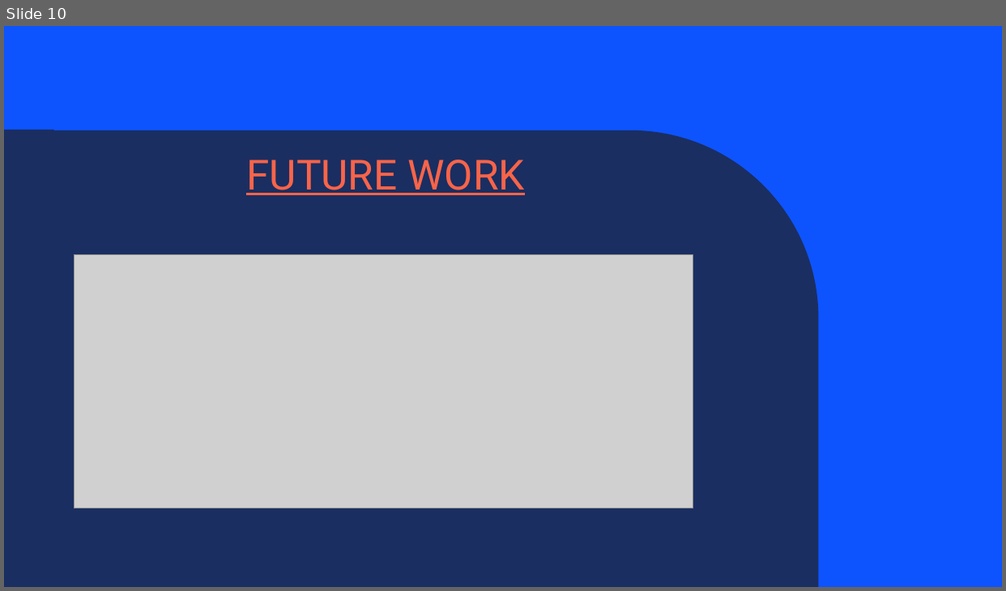
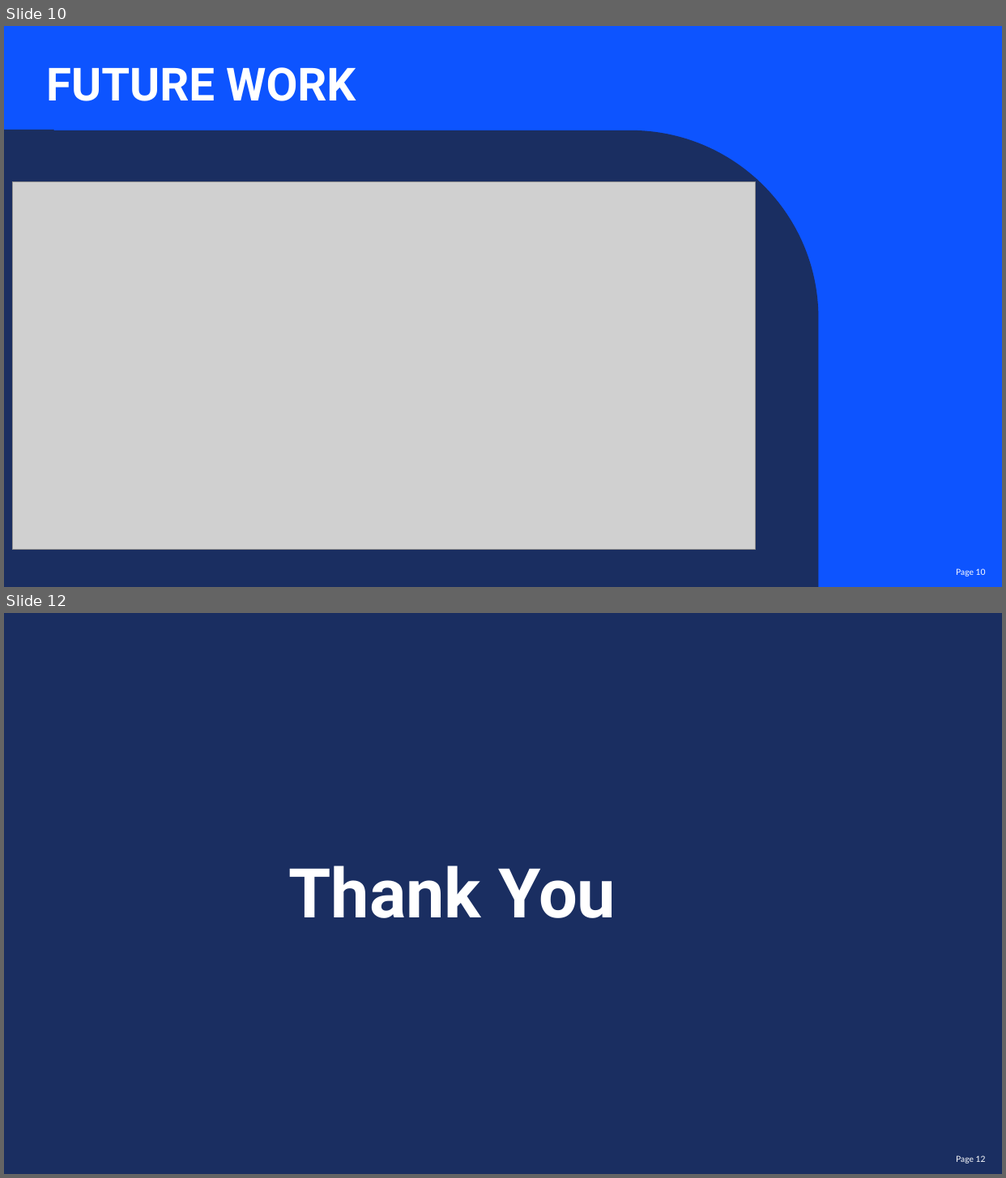
Before and after one commit to Tunir10Chaudhuri/Case_Study_Group_4, a slide deck: Case_Study_Group_4.pptx. Shown one above the other, each under a label of ours: slide 10 before the commit, slides 10 and 12 after it; the slides between them are not shown. The pictures are 1006x591 and 1006x1178 pixels, drawn with LibreOffice and Linux fonts; fonts in the diff are those of the drawing; grey boxes stand for pictures; background and template pictures are left out. Boxes give left, top, right and bottom in pixels: in the first picture for what was removed or moved away, otherwise in the second. Text is boxed around its words. In the diff, an @@ line names an element or a change of style, - is before the commit and + after.

```diff
--- a/Case_Study_Group_4.pptx
+++ b/Case_Study_Group_4.pptx
@@ slide 12 added at (4, 613, 1002, 1174), background #1A2E61 @@
@@ text added at (288, 866, 616, 918), 66 pt, text #FFFFFF, bold @@
+Thank You
@@ page number added at (956, 1156, 986, 1164), 8 pt, text #FFFFFF @@
+Page 12
@@ slide 10 changed as well @@
@@ text "FUTURE WORK": place and size @@
-text "FUTURE WORK" at (246, 160, 525, 195)
+text "FUTURE WORK" at (46, 67, 356, 101)
@@ text "FUTURE WORK" at (46, 67, 356, 101): size 40 to 44 pt, text colour #F96449 to #FFFFFF, bold on, underline off @@
@@ picture: place and size @@
-picture at (74, 255, 692, 509)
+picture at (13, 182, 756, 550)
@@ page number added at (956, 569, 986, 577), 8 pt, text #FFFFFF @@
+Page 10
```
Also in this commit, not shown: 9 other slides changed, 1 other slide added, 1 slide removed.
